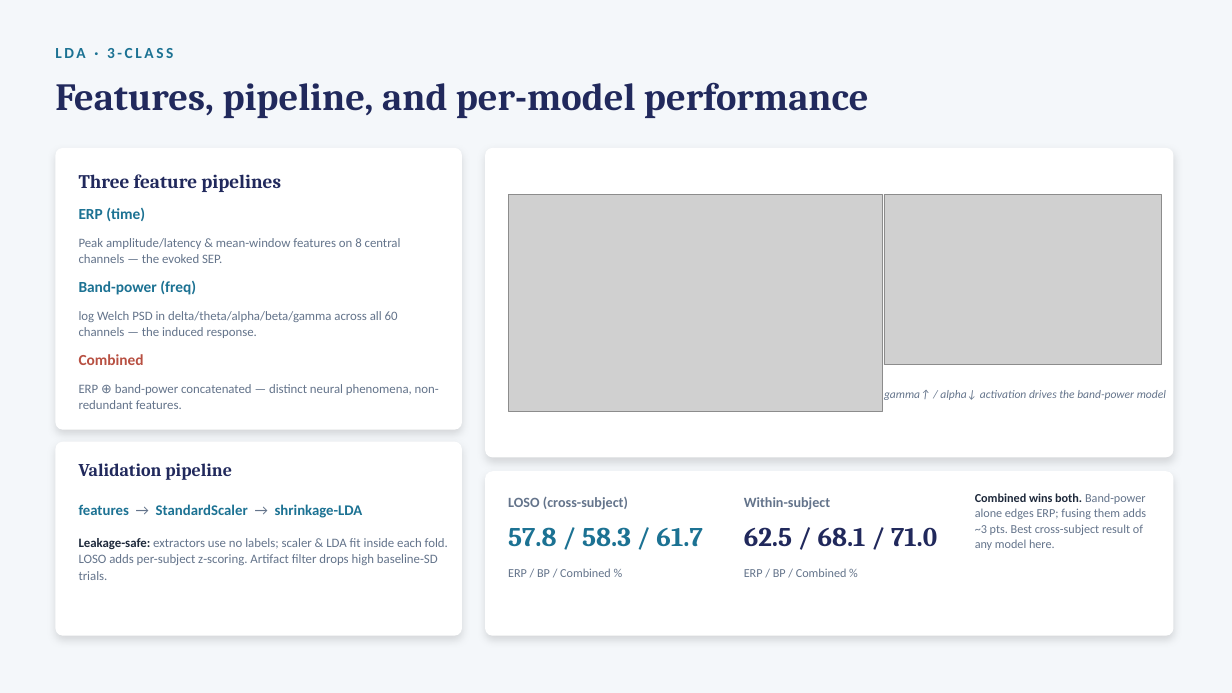
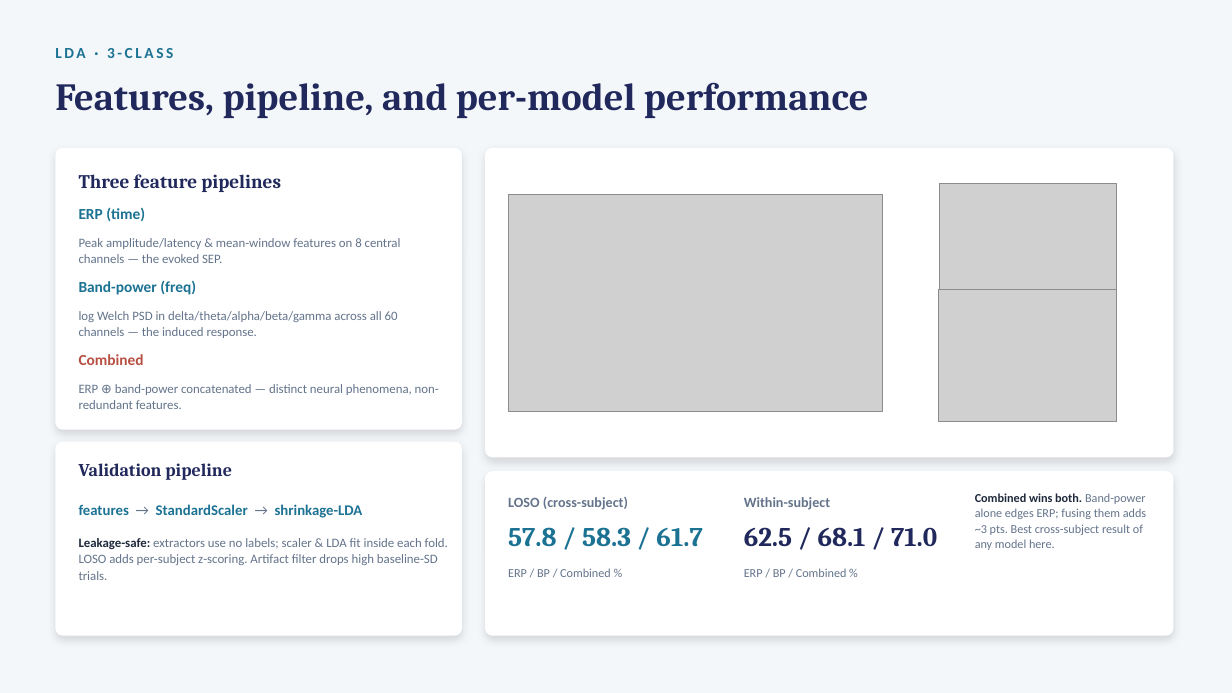
Before and after one commit to adamkablawi/shocked, a slide deck: slide 7 of Results/ML.pptx. Drawn at 1232x693 pixels with LibreOffice and Linux fonts; fonts in the diff are those of the drawing; grey boxes stand for pictures. Boxes give left, top, right and bottom in pixels: in the first picture for what was removed or moved away, otherwise in the second. Text is boxed around its words. In the diff, an @@ line names an element or a change of style, - is before the commit and + after.

```diff
--- a/Results/ML.pptx
+++ b/Results/ML.pptx
@@ picture removed at (x1=884, y1=194, x2=1162, y2=365) @@
@@ picture added at (x1=939, y1=183, x2=1116, y2=289) @@
@@ picture added at (x1=939, y1=290, x2=1116, y2=422) @@
@@ text removed at (x1=884, y1=390, x2=1166, y2=400) @@
-gamma↑ / alpha↓ activation drives the band-power model
```
Also in this commit, not shown: 1 other slide changed, 10 other files.
